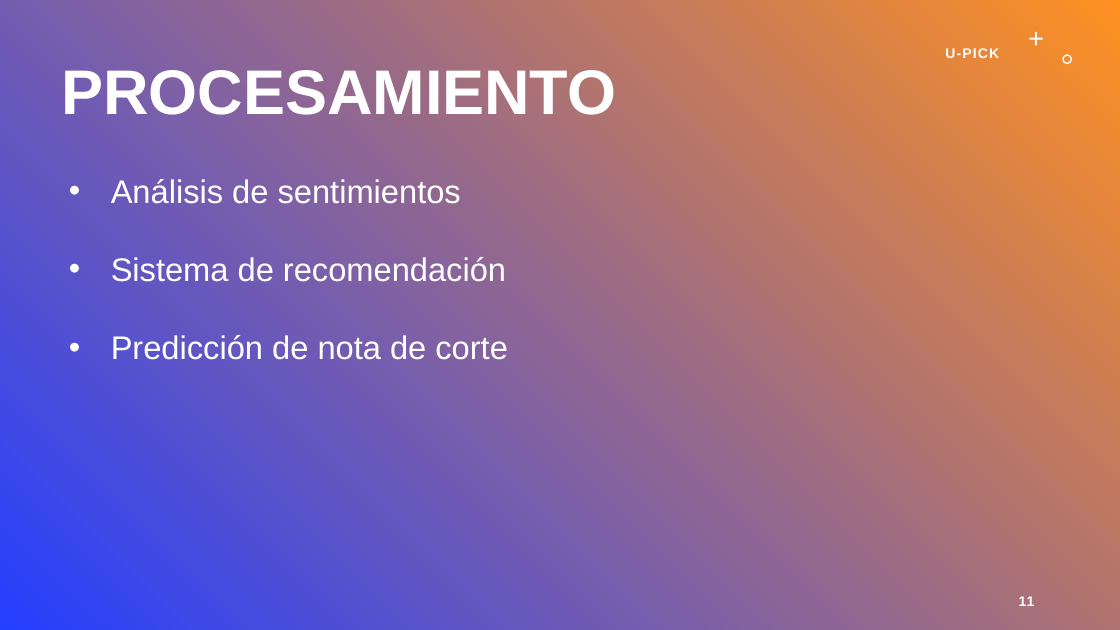
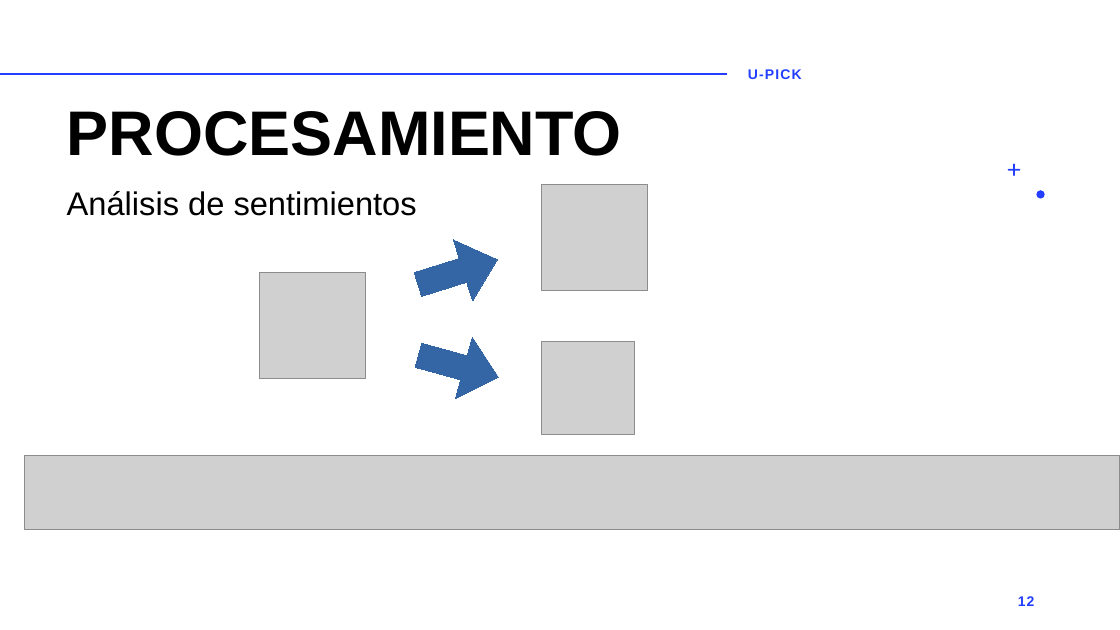
Before and after one commit to Dacarpe03/SIC_Big_Data_CDC, a slide deck: slide 12 of Entregas/U-pick.pptx (slide 11 before the commit). Drawn at 1120x630 pixels with LibreOffice and Linux fonts; fonts in the diff are those of the drawing; grey boxes stand for pictures. Boxes give left, top, right and bottom in pixels: in the first picture for what was removed or moved away, otherwise in the second. Text is boxed around its words. In the diff, an @@ line names an element or a change of style, - is before the commit and + after.

```diff
--- a/Entregas/U-pick.pptx
+++ b/Entregas/U-pick.pptx
@@ background gradient #243FFF to #FF9022 to #FFFFFF @@
@@ text "U-PICK": place and size @@
-text "U-PICK" at <box>945,48,999,58</box>
+text "U-PICK" at <box>748,69,802,79</box>
@@ text "U-PICK" at <box>748,69,802,79</box>: text colour #FFFFFF to #243FFF; less space between paragraphs @@
@@ freeform shape removed at <box>1029,32,1044,46</box> @@
@@ freeform shape removed at <box>1063,55,1073,65</box> @@
@@ line added from (0, 74) to (726, 74), #FF9022 2 pt @@
@@ text "PROCESAMIENTO": place and size @@
-text "PROCESAMIENTO" at <box>61,64,616,125</box>
+text "PROCESAMIENTO" at <box>67,111,622,156</box>
@@ text "PROCESAMIENTO" at <box>67,111,622,156</box>: text colour #FFFFFF to #000000 @@
@@ text "Análisis de sentimientos": place and size @@
-text "Análisis de sentimientos" at <box>111,179,508,360</box>
+text "Análisis de sentimientos" at <box>67,191,417,216</box>
@@ text "Análisis de sentimientos" at <box>67,191,417,216</box>: text colour #FFFFFF to #000000; bullet • to none @@
@@ freeform shape added at <box>1008,164,1021,176</box>, fill #243FFF @@
@@ picture added at <box>542,184,648,290</box> @@
@@ freeform shape added at <box>1037,190,1045,198</box>, fill #243FFF @@
@@ freeform shape added at <box>408,229,507,315</box>, fill #3465A4, outline #3465A4 0.75 pt @@
@@ text at <box>111,257,508,360</box>: paragraphs removed @@
-• Sistema de recomendación
-• Predicción de nota de corte
@@ picture added at <box>259,272,365,378</box> @@
@@ freeform shape added at <box>410,325,507,408</box>, fill #3465A4, outline #3465A4 0.75 pt @@
@@ picture added at <box>542,341,635,434</box> @@
@@ picture added at <box>24,455,1120,529</box> @@
@@ page number at <box>1018,596,1035,606</box>: text changed; text colour #FFFFFF to #243FFF @@
-11
+12
```
Also in this commit, not shown: 6 other slides changed, 7 slides added, 4 slides removed.
